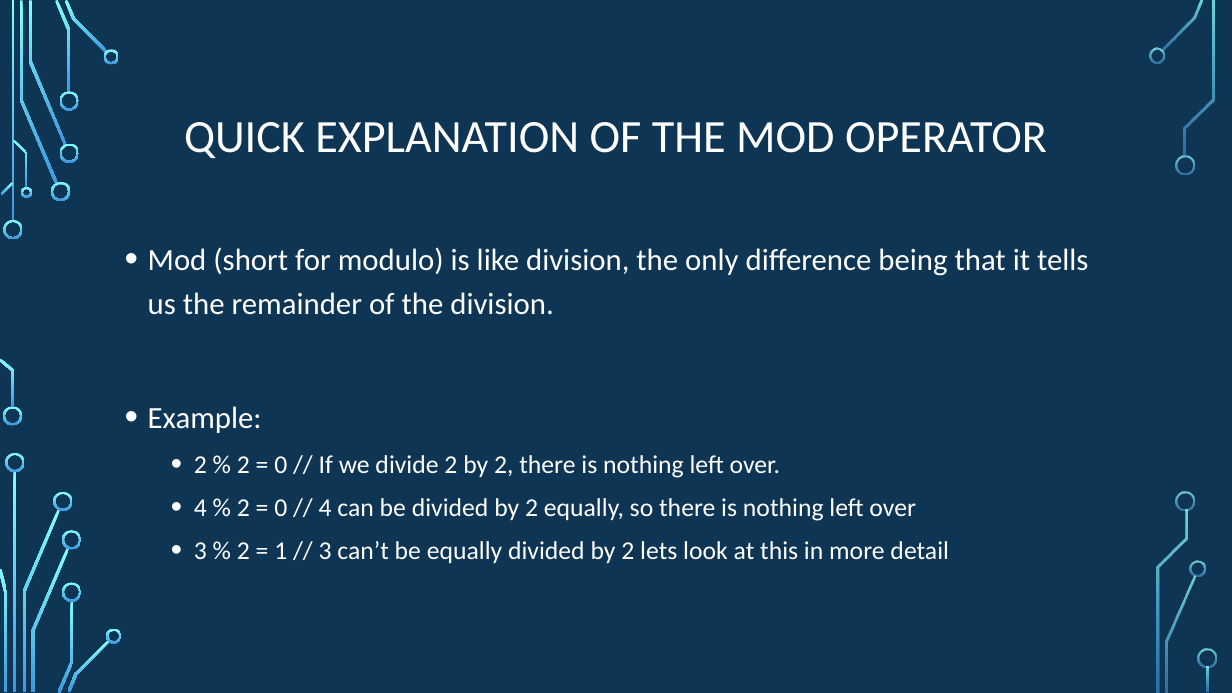
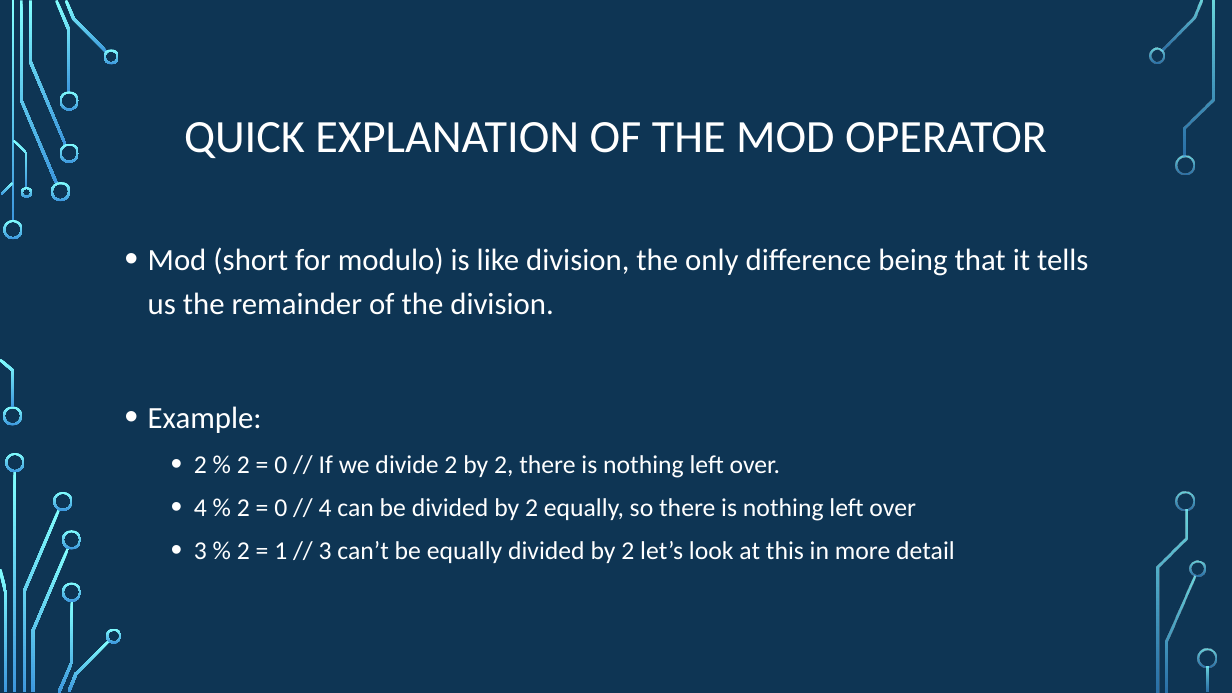
Before and after one commit to psypdt/ZIS_C-_Summer_Course_2019, a slide deck: slide 12 of Day_2/Day_2.pptx. Drawn at 1232x693 pixels with LibreOffice and Linux fonts; fonts in the diff are those of the drawing; background and template pictures are left out. Boxes give left, top, right and bottom in pixels: in the first picture for what was removed or moved away, otherwise in the second. Text is boxed around its words. In the diff, an @@ line names an element or a change of style, - is before the commit and + after.

```diff
--- a/Day_2/Day_2.pptx
+++ b/Day_2/Day_2.pptx
@@ text at bbox=[194, 541, 955, 563]: text changed @@
-  • 3 % 2 = 1 // 3 can’t be equally divided by 2 lets look at this in more detail
+  • 3 % 2 = 1 // 3 can’t be equally divided by 2 let’s look at this in more detail
```
Also in this commit, not shown: 17 other slides changed.
